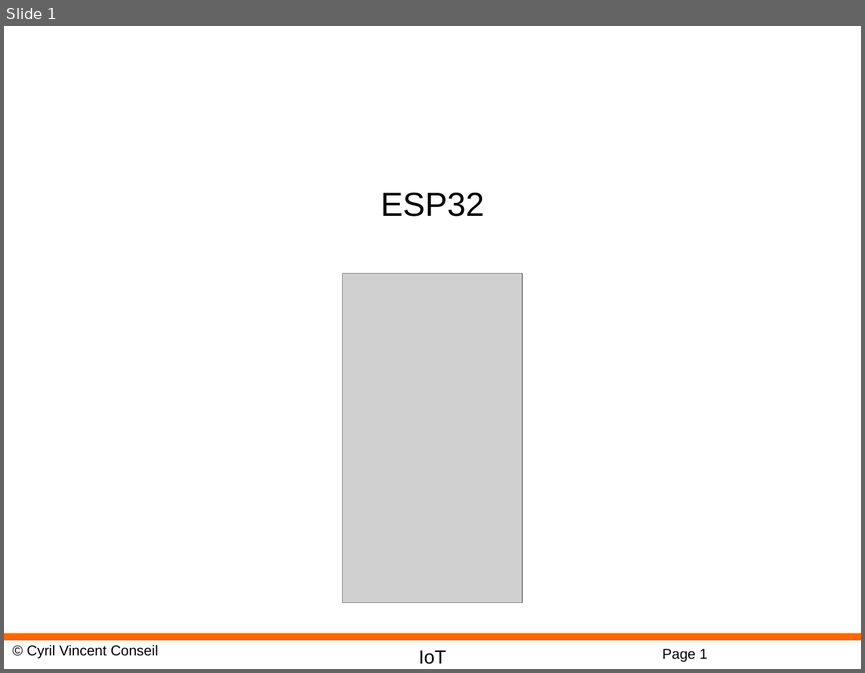
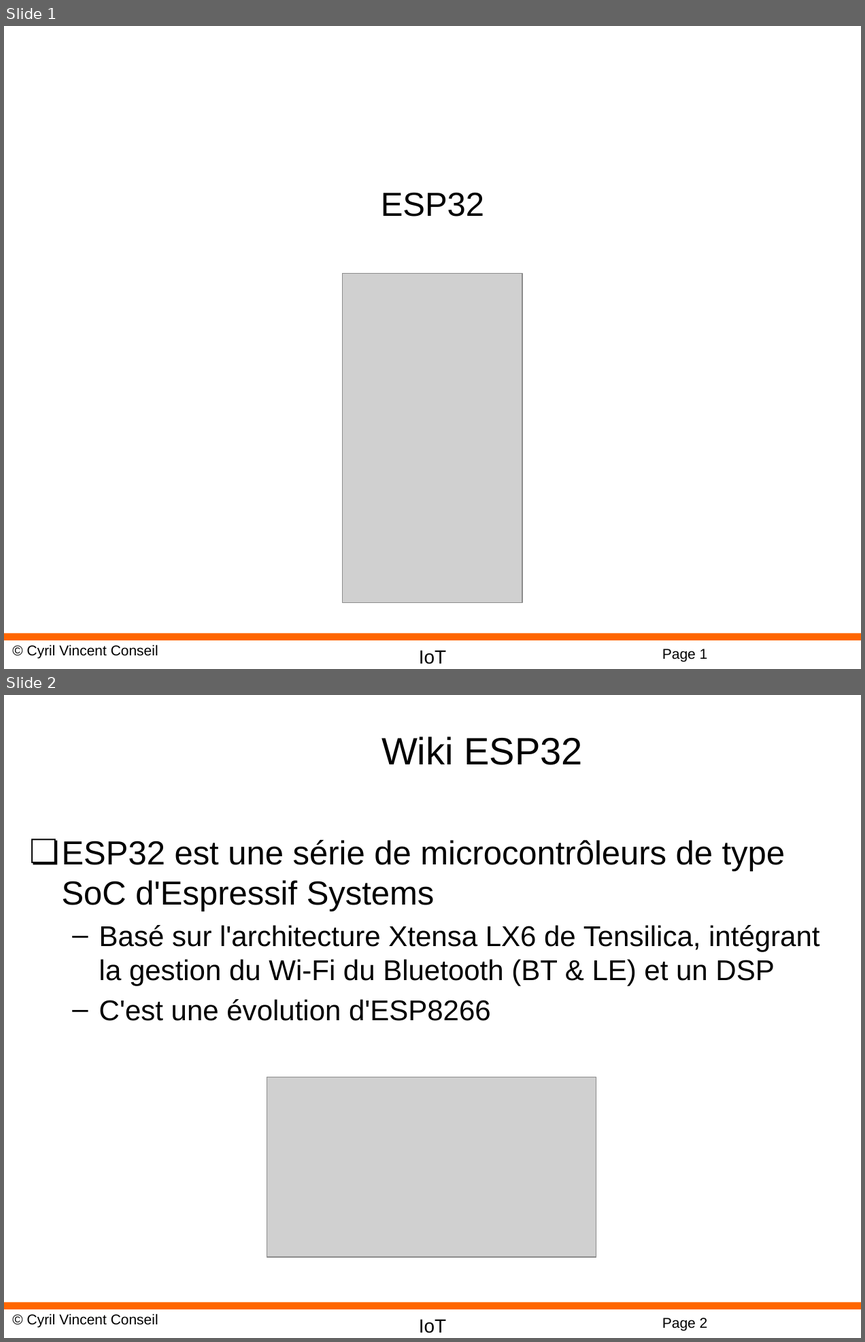
Before and after one commit to cyrilvincent/IoT, a slide deck: ppt/IoT17-ESP32.pptx. Shown one above the other, each under a label of ours: slide 1 before the commit, slides 1 and 2 after it. The pictures are 865x673 and 865x1342 pixels, drawn with LibreOffice and Linux fonts; fonts in the diff are those of the drawing; grey boxes stand for pictures; background and template pictures are left out. Boxes give left, top, right and bottom in pixels: in the first picture for what was removed or moved away, otherwise in the second. Text is boxed around its words. In the diff, an @@ line names an element or a change of style, - is before the commit and + after.

```diff
--- a/ppt/IoT17-ESP32.pptx
+++ b/ppt/IoT17-ESP32.pptx
@@ slide 2 added at bbox=[4, 695, 861, 1338], background #FFFFFF; not listed: 4 template elements that a slide beside it also shows @@
@@ title added at bbox=[381, 736, 582, 765], 32 pt, text #000000 @@
+Wiki ESP32
@@ text added at bbox=[62, 840, 819, 1021], 24 pt, text #000000 @@
+❏ ESP32 est une série de microcontrôleurs de type SoC d'Espressif Systems
+  – Basé sur l'architecture Xtensa LX6 de Tensilica, intégrant la gestion du Wi-Fi du Bluetooth (BT & LE) et un DSP
+  – C'est une évolution d'ESP8266
@@ picture added at bbox=[267, 1077, 596, 1257] @@
```
Also in this commit, not shown: 2 slides changed, 7 other slides added, 2 slides removed, 14 other files.
